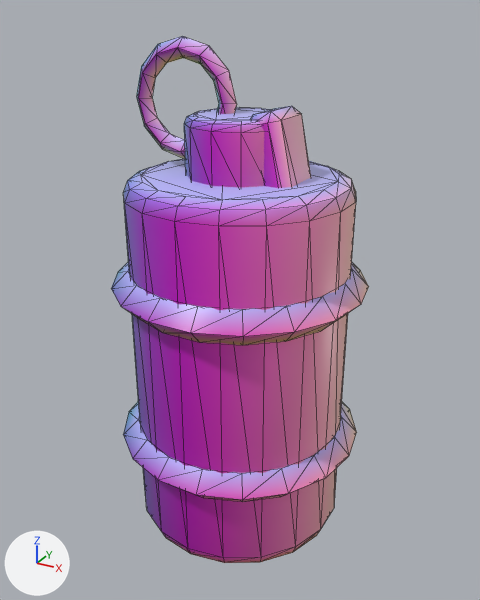
Before and after pictures for a commit that changed the glTF model game/assets/models/props/gad_flash.glb.
Before and after are seen from a 50 mm camera at (0.0705, -0.1282, 0.1287) aimed at (-0.0003, 0.0005, 0.0643). Lighting does not change. The marker at lower left points along +X, +Y and +Z. The older version comes first. Mesh edges are drawn as thin lines. Where no turn or scale is listed for an object, it has been applied to the vertices. Vertices at exactly the same position are counted once.

The older version as bpy lines, for what is in view:
```python
me_flash = bpy.data.meshes.new('flash')
me_flash.from_pydata(...)  # 396 vertices, 780 faces; spans x -0.03..0.03, y -0.0295..0.0295, z 0.005..0.1232
# faces by material slot: [492, 288]
me_flash.materials.append(mat_m_metal)
me_flash.materials.append(mat_m_toon_base)
ob_flash = bpy.data.objects.new('flash', me_flash)
ob_flash.location = (0.0, 0.0, 0.0)
```
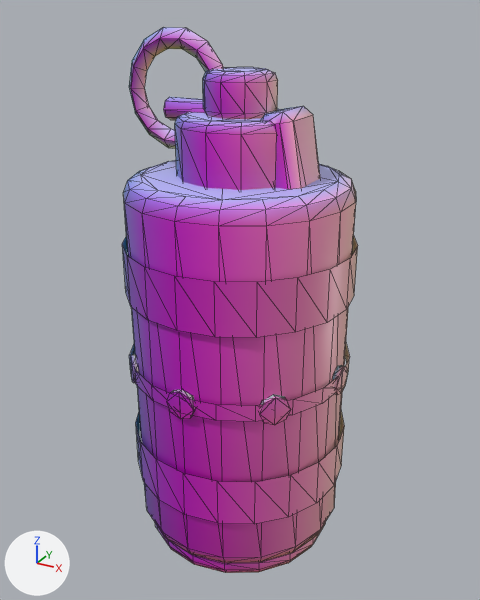
Boxes [x1, y1, x2, y2] around the edits, measured in the pictures (480 x 600 px; the box of a moved part takes in the faces that stretch with it):
'flash', reshaped (8% narrower): before [111, 36, 369, 563]; after [122, 27, 358, 573]
part 1 of me_flash, added (purple): after [164, 97, 205, 120]
part 2 of me_flash, added: after [332, 365, 348, 395]
part 3 of me_flash, added (purple): after [167, 390, 195, 419]
part 4 of me_flash, rebuilt: before [111, 262, 369, 345]; after [122, 236, 358, 338]
part 5 of me_flash, rebuilt (11% narrower, 12% taller): before [123, 402, 357, 502]; after [136, 412, 344, 524]
part 6 of me_flash, rebuilt: before [137, 36, 237, 159]; after [129, 27, 224, 148]
part 7 of me_flash, rebuilt: before [251, 106, 311, 188]; after [261, 106, 320, 189]
part 8 of me_flash, added (purple): after [155, 523, 325, 573]
part 9 of me_flash, added: after [203, 67, 278, 119]
part 10 of me_flash, added: after [130, 344, 350, 422]
part 11 of me_flash, added: after [129, 354, 139, 383]
part 12 of me_flash, added (pink): after [259, 395, 291, 425]
part 13 of me_flash, moved or reshaped: before [184, 107, 271, 188]; after [175, 109, 281, 190]

Patch to the scene script:
```diff
--- a/game/assets/models/props/gad_flash.glb.py
+++ b/game/assets/models/props/gad_flash.glb.py
@@ me_flash @@
-me_flash.from_pydata(...)  # 396 vertices, 780 faces; spans x -0.03..0.03, y -0.0295..0.0295, z 0.005..0.1232
+me_flash.from_pydata(...)  # 692 vertices, 1208 faces; spans x -0.0292..0.0269, y -0.0269..0.0269, z 0.001..0.1249
+# me_flash part 1: a new loose piece, an 8-sided cylinder along x spanning x -0.018..0.002, y -0.0025..0.0025, z 0.1055..0.1105, in mat_m_metal
+# me_flash part 2: a new loose piece, an 8-sided cylinder along x spanning x 0.0255..0.0269, y -0.0035..0.0035, z 0.0465..0.0535, in mat_m_toon_base
+# me_flash part 3: a new loose piece, an 8-sided cylinder along y spanning x -0.0035..0.0035, y -0.0269..-0.0255, z 0.0465..0.0535, in mat_m_toon_base
+# me_flash part 4: the loose piece of 72 vertices spanning x -0.03..0.03, y -0.0295..0.0295, z 0.066..0.074 is rebuilt with 40 vertices and now spans x -0.0268..0.0268, y -0.0268..0.0268, z 0.068..0.08
+# me_flash part 5: the loose piece of 72 vertices spanning x -0.03..0.03, y -0.0295..0.0295, z 0.026..0.034 is rebuilt with 40 vertices and now spans x -0.0268..0.0268, y -0.0268..0.0268, z 0.02..0.032
+# me_flash part 6: the loose piece of 48 vertices spanning x -0.0272..-0.0008, y -0.0022..0.0022, z 0.0968..0.1232 is rebuilt with 56 vertices and now spans x -0.0292..-0.0028, y -0.0022..0.0022, z 0.0991..0.1249
+# me_flash part 7: the loose piece of 24 vertices spanning x 0.0043..0.0237, y -0.007..0.007, z 0.0502..0.1098 is rebuilt with 24 vertices and now spans x 0.0069..0.0251, y -0.007..0.007, z 0.0461..0.1099
+# me_flash part 8: a new loose piece of 108 vertices spanning x -0.0236..0.0236, y -0.024..0.024, z 0.001..0.007, in mat_m_metal
+# me_flash part 9: a new loose piece of 60 vertices spanning x -0.0076..0.0076, y -0.008..0.008, z 0.107..0.117, in mat_m_metal
+# me_flash part 10: a new loose piece of 40 vertices spanning x -0.0268..0.0268, y -0.0268..0.0268, z 0.048..0.052, in mat_m_toon_base
+# me_flash part 11: a new loose piece of 16 vertices spanning x -0.0215..-0.0156, y -0.0215..-0.0156, z 0.0465..0.0535, in mat_m_toon_base
+# me_flash part 12: a new loose piece of 16 vertices spanning x 0.0156..0.0215, y -0.0215..-0.0156, z 0.0465..0.0535, in mat_m_toon_base
+# me_flash part 13
+# 6 vertices in x 0.0, y 0.0099..0.012, z 0.092..0.108 move by (0.0, 0.002, 0.0)
+# 6 vertices in x 0.005..0.006, y 0.0086..0.0104, z 0.092..0.108 move by (0.001, 0.0017, 0.0)
+# 6 vertices in x 0.0086..0.0104, y 0.005..0.006, z 0.092..0.108 move by (0.0017, 0.001, 0.0)
+# 6 vertices in x 0.0099..0.012, y 0.0, z 0.092..0.108 move by (0.002, 0.0, 0.0)
+# 6 vertices in x 0.0086..0.0104, y -0.006..-0.005, z 0.092..0.108 move by (0.0017, -0.001, 0.0)
+# 6 vertices in x 0.005..0.006, y -0.0104..-0.0086, z 0.092..0.108 move by (0.001, -0.0017, 0.0)
+# 36 vertices move from x -0.012..0.0, y -0.012..0.0104, z 0.092..0.108 to x -0.014..0.0, y -0.014..0.0121, z 0.092..0.108
+# other edits to the shape of me_flash do not show in these pictures
 me_flash.materials.append(mat_m_metal)
```
